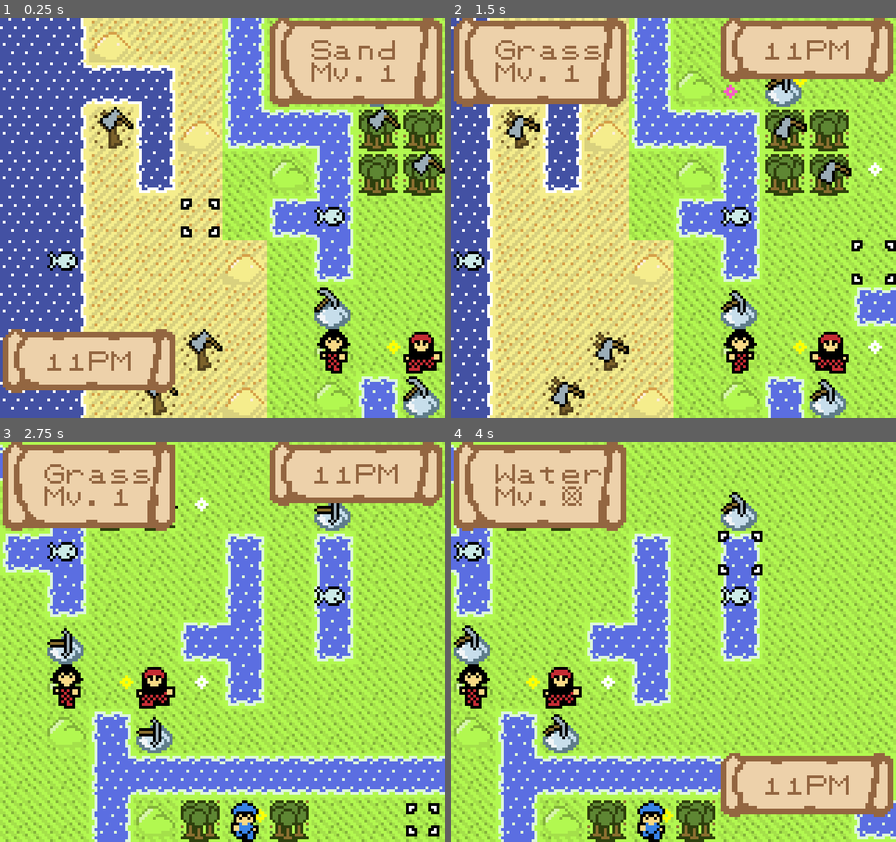
Above: before the commit, frames 1-4 (two rows, left to right).
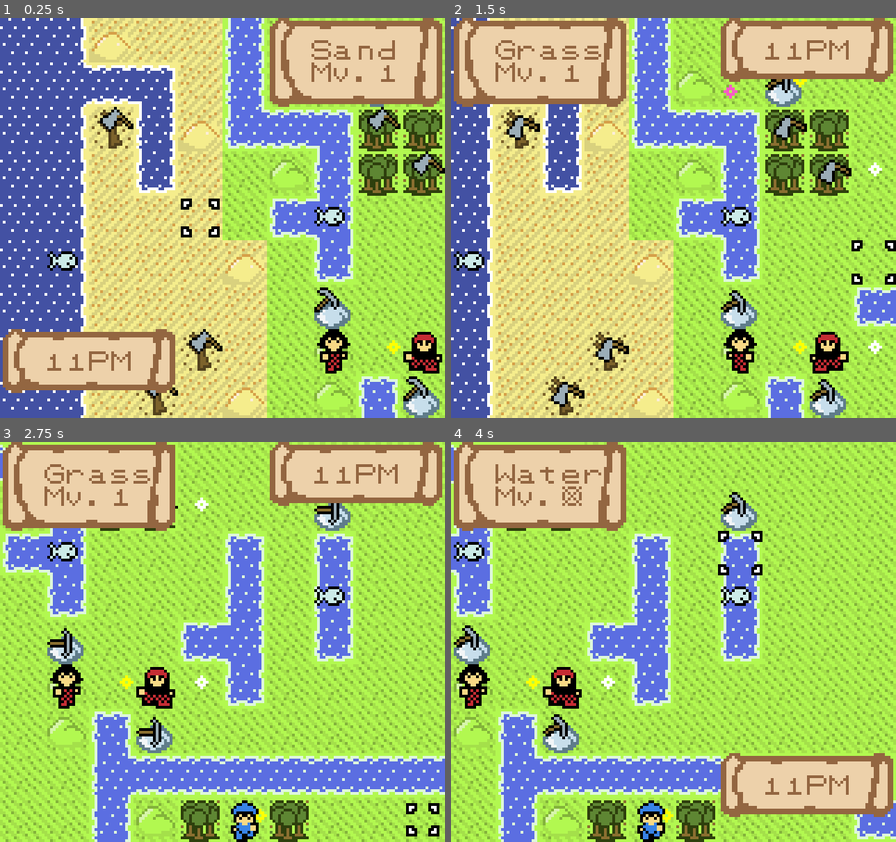
Above: after the commit, the same moments.

Repository: SummonerL/GuildBuilders
Game: Godot game, scene res://Scenes/Overworld/Overworld_Scene.tscn
The game is run twice, just before and just after one commit, with the same random seed, the same clock (stepped at 60 frames per second) and the same inputs. Sound files missing from this copy of the repository are replaced by a short silence.
Inputs:
- Up to frame 1 (0.25 s): no input
- Up to frame 2 (1.5 s): tap Enter (ui_accept) at 0.5, 0.77 s; hold Right (ui_right) 0.53-1.28 s; hold Down (ui_down) from 1.28 s (still down)
- Up to frame 3 (2.75 s): tap Enter (ui_accept) at 1.52 s; release Down (ui_down) at 2.03 s; hold Right (ui_right) from 2.03 s (still down)
- Up to frame 4 (4 s): release Right (ui_right) at 2.78 s; hold Up (ui_up) 2.78-3.53 s; tap Enter (ui_accept) at 3.02, 3.77 s; hold Left (ui_left) from 3.53 s (still down)

The runs differ from the first frame. In frame 1, 0.6% of the frame differs, in the area x 71-100%, y 78-89%; in frame 2, 0.6%; in frame 3, 0.7%, in the area x 11-59%, y 56-100%; in frame 4, 0.7%.

Commit message:
add shader to unit when he/she has acted that turn

Diff:
--- a/Entities/HUD/Clock/Clock.gd
+++ b/Entities/HUD/Clock/Clock.gd
@@ -93,6 +93,8 @@
 		timer.stop()
 		remove_child(timer)
 
+	player.party.reset_shaders()
+
 	get_parent().remove_child(self)
 
 func _ready():
--- a/Entities/Player/Party.gd
+++ b/Entities/Player/Party.gd
@@ -60,6 +60,10 @@
 	for unit in party_members:
 		unit.reset_action_list()
 
+func reset_shaders():
+	for unit in party_members:
+		unit.remove_used_shader()
+
 func add_unit(unit):
 	match unit:
 		constants.UNIT_TYPES.ANGLER_MALE:
--- a/Entities/Player/Units/Angler_Female.gd
+++ b/Entities/Player/Units/Angler_Female.gd
@@ -17,6 +17,8 @@
 
 	unit_portrait_sprite = ps
 
+	unit_sprite_node = get_node("Angler_Female_Sprite")
+
 	base_move = 6
 
 	skill_levels[constants.FISHING] = 5
--- a/Entities/Player/Units/Angler_Female.tscn
+++ b/Entities/Player/Units/Angler_Female.tscn
@@ -18,7 +18,6 @@
 
 [node name="Angler_Female_Sprite" type="AnimatedSprite" parent="."]
 frames = SubResource( 1 )
-frame = 1
 speed_scale = 0.5
 playing = true
 centered = false
--- a/Entities/Player/Units/Angler_Male.gd
+++ b/Entities/Player/Units/Angler_Male.gd
@@ -7,6 +7,8 @@
 	unit_pos_y = 10
 
 	unit_portrait_sprite = ps
+
+	unit_sprite_node = get_node("Angler_Male_Sprite")
 
 	unit_id = 4
 
--- a/Entities/Player/Units/Angler_Male.tscn
+++ b/Entities/Player/Units/Angler_Male.tscn
@@ -18,6 +18,7 @@
 
 [node name="Angler_Male_Sprite" type="AnimatedSprite" parent="."]
 frames = SubResource( 1 )
+frame = 1
 speed_scale = 0.5
 playing = true
 centered = false
--- a/Entities/Player/Units/Unit_Class.gd
+++ b/Entities/Player/Units/Unit_Class.gd
@@ -18,6 +18,9 @@
 onready var hud_selection_list_scn = preload("res://Entities/HUD/Selection_List.tscn")
 onready var hud_unit_info_full_scn = preload("res://Entities/HUD/Unit_Info_Full.tscn")
 
+# bring in any shaders that we can use on our unit sprite
+onready var unit_spent_shader = preload("res://Sprites/Shaders/spent_unit.tres")
+
 # have 2 layers of potential tiles
 onready var tileset_props_l1 = get_tree().get_nodes_in_group(constants.MAP_TILES_GROUP)[0]
 onready var tileset_props_l2 = get_tree().get_nodes_in_group(constants.MAP_TILES_GROUP)[1]
@@ -27,6 +30,9 @@
 
 # holds the day / time information (HUD)
 var time_of_day_info_node
+
+# keep track of our overworld sprite
+var unit_sprite_node
 
 # keep track of the unit's portrait sprite
 var unit_portrait_sprite
@@ -137,6 +143,10 @@
 # reset our action list to the initial action list
 func reset_action_list():
 	current_action_list = initial_action_list.duplicate()
+
+func remove_used_shader():
+	# remove the 'used' shader
+	unit_sprite_node.material = null
 
 # we can now enable the unit's movement state + show movement grid
 func enable_movement_state():
@@ -175,6 +185,9 @@
 	if (player.player_state == player.PLAYER_STATE.ANIMATING_MOVEMENT):
 		# deplete the unit's action list
 		current_action_list = depleted_action_list.duplicate()
+
+		# add the 'unit_spent' shader to the unit's sprite
+		unit_sprite_node.material = unit_spent_shader
 
 		# the unit has 'acted'
 		player.party.remove_from_yet_to_act(unit_id, time_of_day_info_node)
--- a/Entities/Player/Units/Woodcutter_Female.gd
+++ b/Entities/Player/Units/Woodcutter_Female.gd
@@ -7,6 +7,8 @@
 	unit_pos_y = 7
 
 	unit_portrait_sprite = ps
+
+	unit_sprite_node = get_node("Woodcutter_Female_Sprite")
 
 	unit_id = 1
 
--- a/Entities/Player/Units/Woodcutter_Female.tscn
+++ b/Entities/Player/Units/Woodcutter_Female.tscn
@@ -18,7 +18,6 @@
 
 [node name="Woodcutter_Female_Sprite" type="AnimatedSprite" parent="."]
 frames = SubResource( 1 )
-frame = 1
 speed_scale = 0.5
 playing = true
 centered = false
--- a/Entities/Player/Units/Woodcutter_Male.gd
+++ b/Entities/Player/Units/Woodcutter_Male.gd
@@ -7,6 +7,8 @@
 	unit_pos_y = 7
 
 	unit_portrait_sprite = ps
+
+	unit_sprite_node = get_node("Woodcutter_Male_Sprite")
 
 	unit_id = 2
 
--- a/Entities/Player/Units/Woodcutter_Male.tscn
+++ b/Entities/Player/Units/Woodcutter_Male.tscn
@@ -18,7 +18,6 @@
 
 [node name="Woodcutter_Male_Sprite" type="AnimatedSprite" parent="."]
 frames = SubResource( 1 )
-frame = 1
 speed_scale = 0.5
 playing = true
 centered = false
--- /dev/null
+++ b/Sprites/Shaders/spent_unit.tres
@@ -0,0 +1,22 @@
+[gd_resource type="ShaderMaterial" load_steps=2 format=2]
+
+[sub_resource type="Shader" id=1]
+code = "shader_type canvas_item;
+
+// Executed for every pixel covered by the sprite on screen
+void fragment() {
+
+    // Fetch the texture's pixel
+    vec4 col = texture(TEXTURE, UV);
+
+    // darken each color
+    col.r /= 1.7;
+	col.g /= 1.7;
+	col.b /= 1.7;
+
+    // Assign the color to the output
+    COLOR = col;
+}"
+
+[resource]
+shader = SubResource( 1 )
